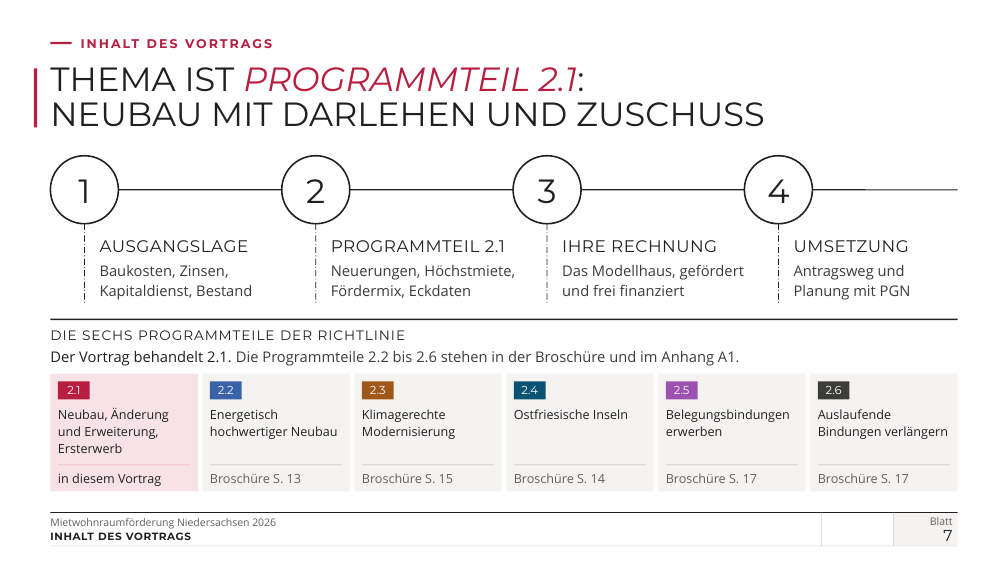
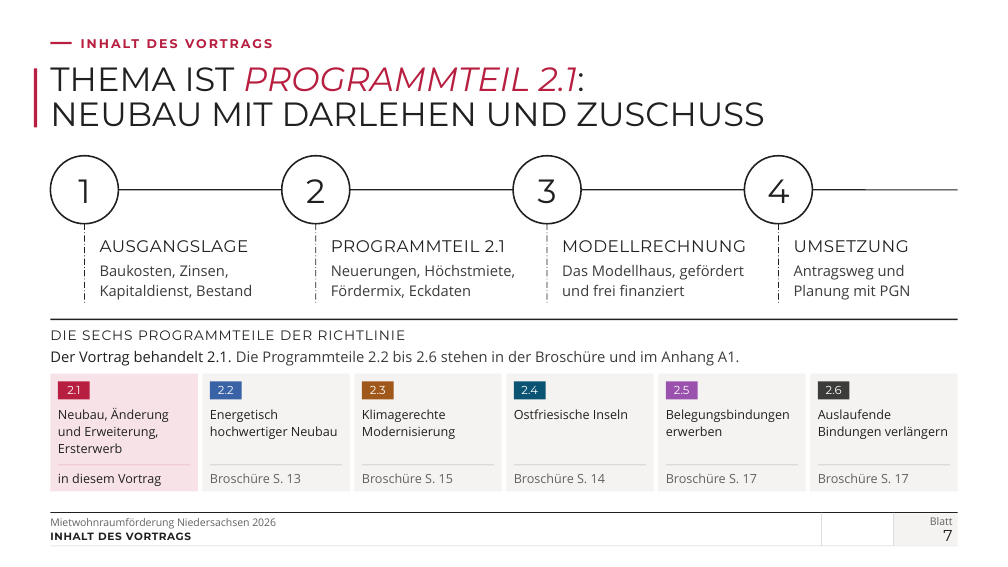
Before and after one commit to vgedaschko/NBank, a slide deck: slide 7 of praesentation/dist/PGN-Mietwohnraumfoerderung-Niedersachsen-2026-Vortrag.pptx. Drawn at 1008x567 pixels with LibreOffice and Linux fonts; fonts in the diff are those of the drawing; background and template pictures are left out. Boxes give left, top, right and bottom in pixels: in the first picture for what was removed or moved away, otherwise in the second. Text is boxed around its words. In the diff, an @@ line names an element or a change of style, - is before the commit and + after.

```diff
--- a/praesentation/dist/PGN-Mietwohnraumfoerderung-Niedersachsen-2026-Vortrag.pptx
+++ b/praesentation/dist/PGN-Mietwohnraumfoerderung-Niedersachsen-2026-Vortrag.pptx
@@ text at (562, 240, 746, 252): text changed @@
-IHRE RECHNUNG
+MODELLRECHNUNG
```
Also in this commit, not shown: 29 other slides changed, 31 other files.
